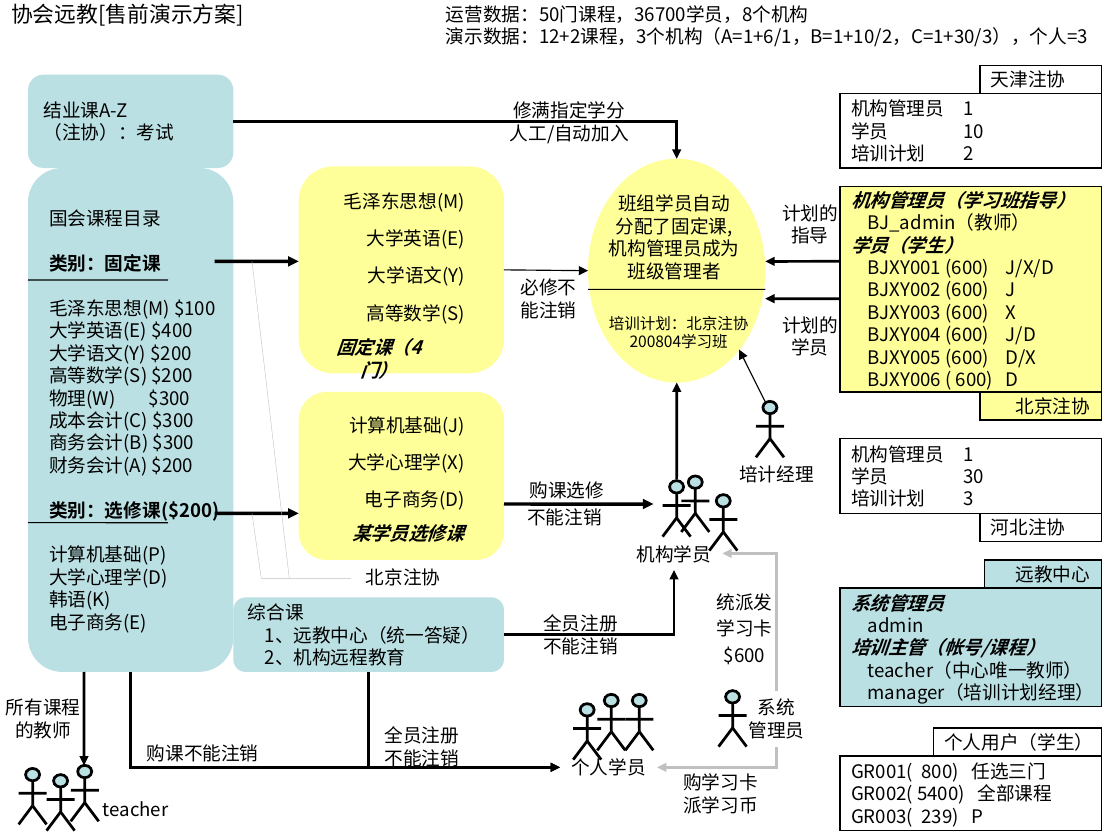
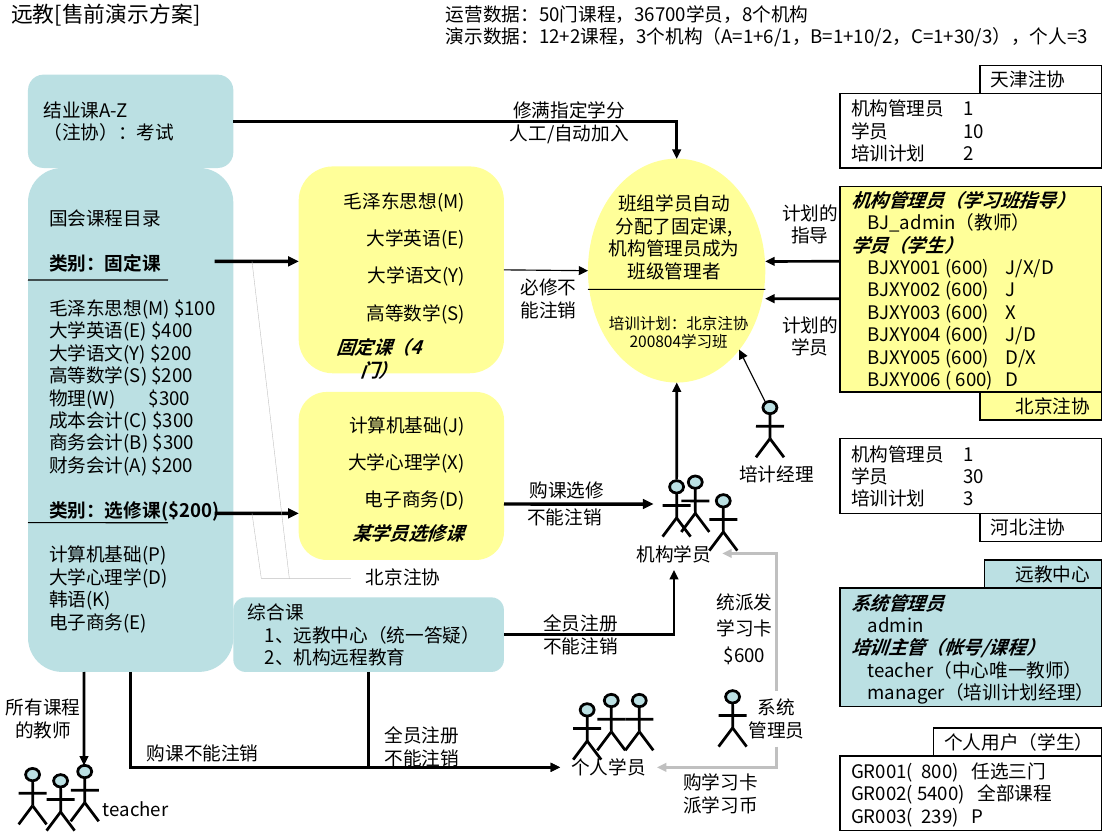
Before and after one commit to huhongjun/mydokeos, a slide deck: slide 3 of docu/Dokeos-lcms.ppt. Drawn at 1120x840 pixels with LibreOffice and Linux fonts; fonts in the diff are those of the drawing. Boxes give left, top, right and bottom in pixels: in the first picture for what was removed or moved away, otherwise in the second. Text is boxed around its words. In the diff, an @@ line names an element or a change of style, - is before the commit and + after.

```diff
--- a/docu/Dokeos-lcms.ppt
+++ b/docu/Dokeos-lcms.ppt
@@ title at <box>11,3,200,26</box>: text changed @@
-协会远教[售前演示方案]
+远教[售前演示方案]
```
Also in this commit, not shown: 2 other slides changed, 4 other files.
